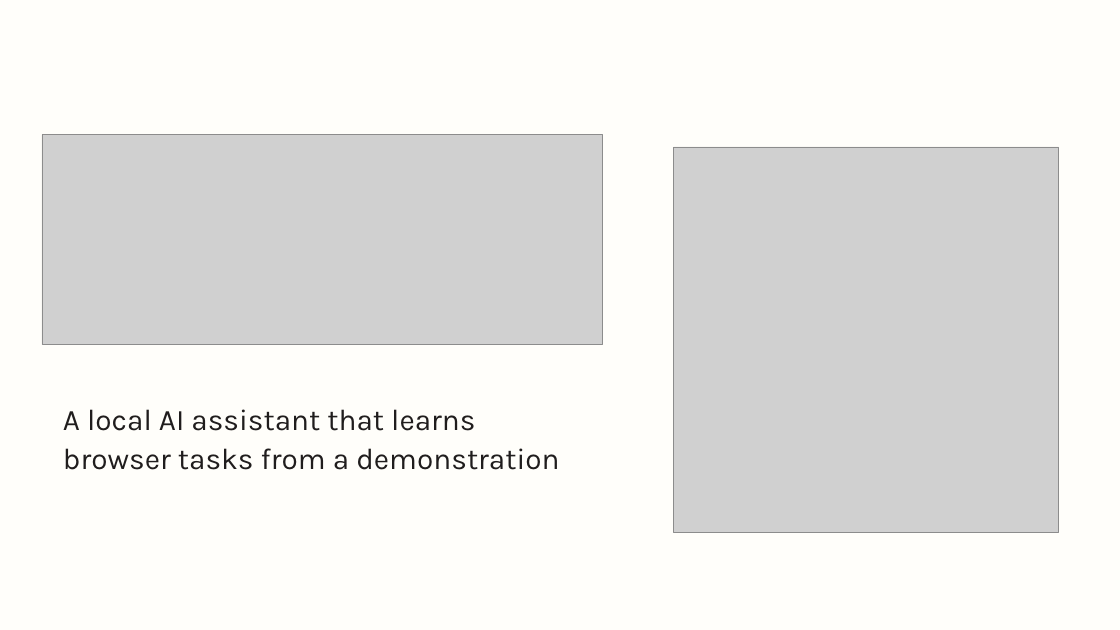
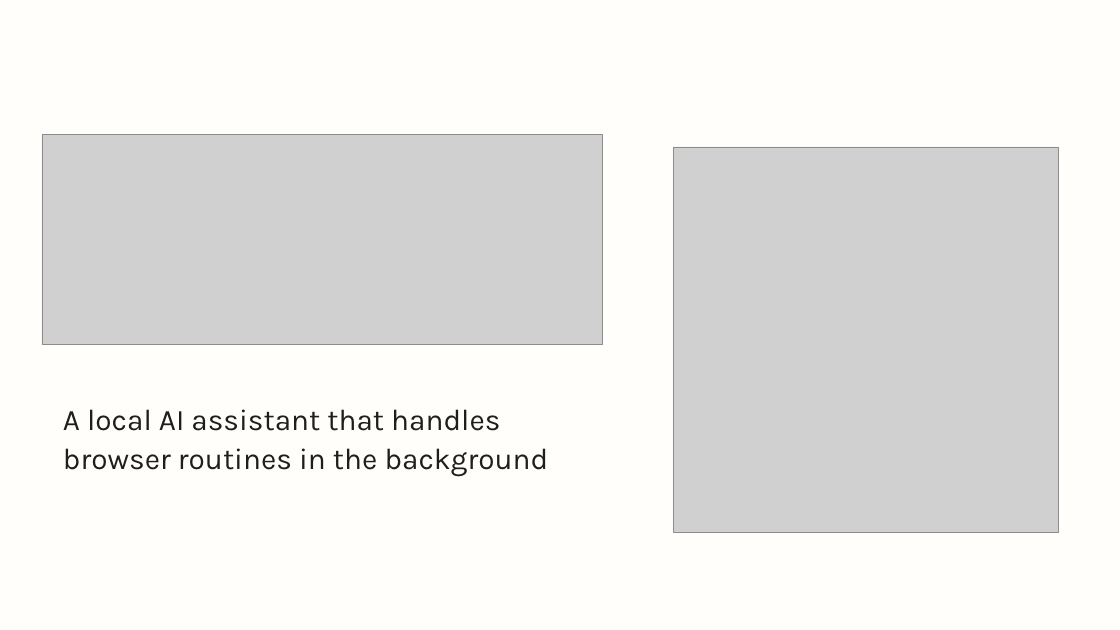
Before and after one commit to MLouchini/Kopi, a slide deck: slide 1 of docs/presentation/Kopi-Hackathon-Pitch.pptx. Drawn at 1120x630 pixels with LibreOffice and Linux fonts; fonts in the diff are those of the drawing; grey boxes stand for pictures. Boxes give left, top, right and bottom in pixels: in the first picture for what was removed or moved away, otherwise in the second. Text is boxed around its words. In the diff, an @@ line names an element or a change of style, - is before the commit and + after.

Commit message:
Emphasize automatic background execution in Kopi pitch

```diff
--- a/docs/presentation/Kopi-Hackathon-Pitch.pptx
+++ b/docs/presentation/Kopi-Hackathon-Pitch.pptx
@@ text at <box>63,409,549,477</box>: text changed @@
-A local AI assistant that learns
-browser tasks from a demonstration
+A local AI assistant that handles
+browser routines in the background
```
Also in this commit, not shown: 5 other slides changed, 1 other file.
